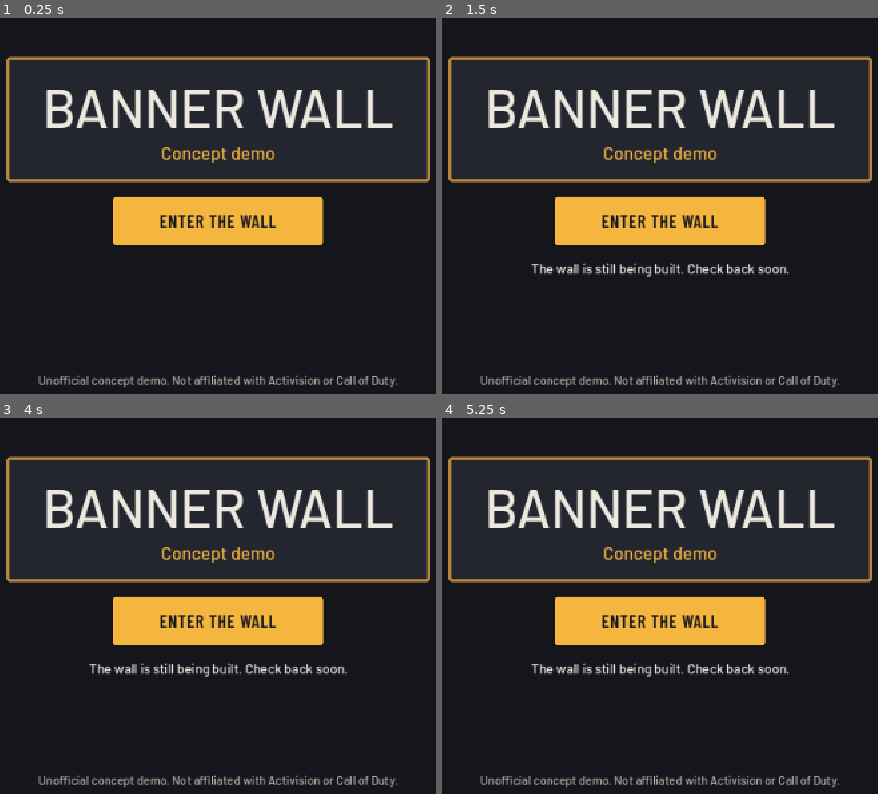
Above: before the commit, frames 1-4 (two rows, left to right).
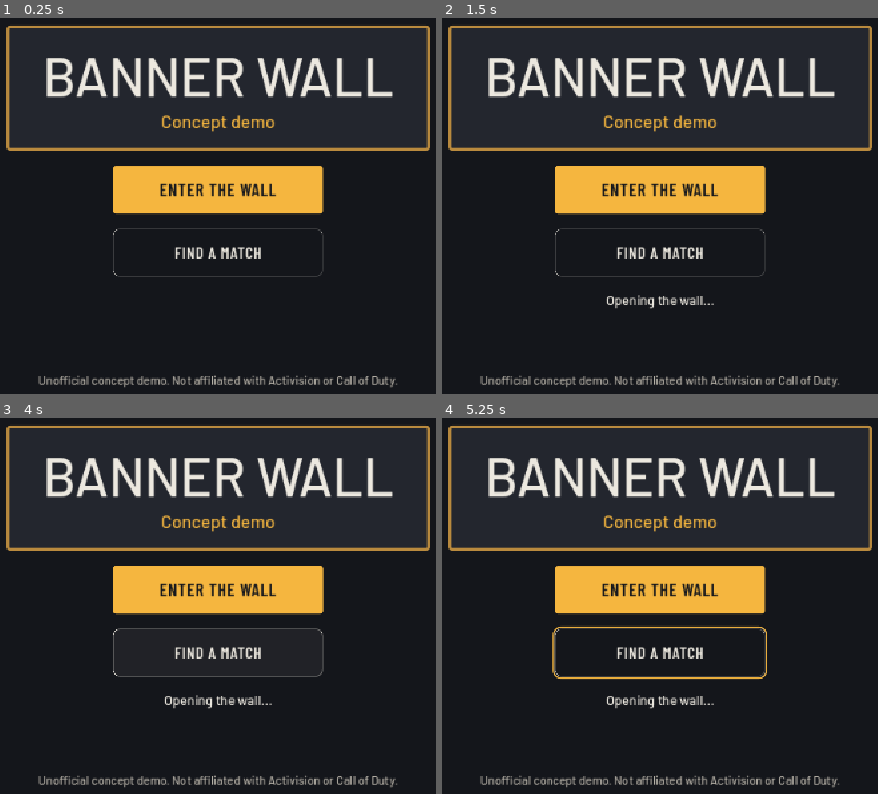
Above: after the commit, the same moments.

Repository: DeVoTeD-Qc/Gamestudio
Game: Godot game, scene res://scenes/Boot.tscn
The game is run twice, just before and just after one commit, with the same random seed, the same clock (stepped at 60 frames per second) and the same inputs.
Inputs (mouse positions are in pixels of both pictures, inside the frame that each line leads up to):
- Up to frame 1 (0.25 s): no input
- Up to frame 2 (1.5 s): click (660, 251) at 0.5 s, where only the run after the commit has a clickable "FIND A MATCH"; click "ENTER THE WALL" at 1.25 s
- Up to frame 3 (4 s): click "ENTER THE WALL" at 2 s; tap Enter (confirm) at 2.75 s; move the mouse to (392, 557) at 2.77 s; hold Up (ui_up) 2.78-3.5 s; hold Enter (confirm) 2.78-3.5 s; click (392, 557) at 2.92 s; drag from (56, 602) to (178, 669) at 3.52 s
- Up to frame 4 (5.25 s): tap Enter (confirm) at 4.25, 5 s; move the mouse to (738, 481) at 4.27 s; hold Up (ui_up) 4.28-5 s; tap F at 4.35 s; drag from (620, 669) to (outside the picture) at 5.02 s

The runs differ from the first frame. In frame 1, 19% of the frame differs, in the area x 1-99%, y 2-69%; in frame 2, 20%; in frame 3, 20%; in frame 4, 21%, in the area x 1-99%, y 2-78%.

Commit message:
WIP: cc11/cc13/tempo in progress
Co-Authored-By: Claude Opus 5.5 <noreply@anthropic.com>
Claude-Session: https://claude.ai/code/session_01JmVwVgoeVTdNBC1RfBf5V4

Diff:
--- a/projects/callingcard/source/project-callingcard/autoload/collection.gd
+++ b/projects/callingcard/source/project-callingcard/autoload/collection.gd
@@ -604,6 +604,8 @@
 
 ## Counts one finished duel (not a Dossier). no_legend: the player's lineup is known and holds
 ## no Clearance 4 card. Wins against a rival are counted in total, not in a row.
+## A draw (decided 2026-11-04 with the Tempo rule) is not a win for any goal and does not break
+## the win streak; only a loss resets it.
 func _record_duel_result(result: StringName, rival_id: StringName, no_legend: bool) -> void:
 	_stats["duels"] += 1
 	match result:
@@ -621,7 +623,6 @@
 			_stats["streak"] = 0
 		_:
 			_stats["draws"] += 1
-			_stats["streak"] = 0
 
 
 ## Current value of a goal's counter (not capped).
--- a/projects/callingcard/source/project-callingcard/autoload/scene_router.gd
+++ b/projects/callingcard/source/project-callingcard/autoload/scene_router.gd
@@ -1,8 +1,11 @@
 # scene_router.gd
 # Adapted from Killstreak autoload/scene_router.gd (generic part only; no match hand-off).
 # Purpose: SceneRouter autoload. All scene changes go through here so a loading screen can
-#   sit in front of them later. Use the SCENE_* constants, not raw paths. Add a constant when
-#   a scene lands (Hub, LobbyDuel, Duel, LineupBuilder, Album, Dossier, Survey: plan section 6).
+#   sit in front of them later. Use the SCENE_* constants, not raw paths (plan section 6).
+#   cc13: routes for the hub and its screens. Once the player has entered the hub this session
+#   (hub_entered), a request for the Title lands on the hub instead: the duel, lineup, album and
+#   Dossier screens send "back" to SCENE_TITLE, and the Title is only the cold-start screen.
+#   last_requested still records what was asked (tests check it); only the real change resolves.
 # Dependencies: none.
 # Author: Mechanics Developer Agent
 extends Node
@@ -12,12 +15,31 @@
 
 const SCENE_BOOT: String = "res://scenes/Boot.tscn"
 const SCENE_TITLE: String = "res://scenes/Title.tscn"
+const SCENE_HUB: String = "res://scenes/Hub.tscn"
+const SCENE_DUEL: String = "res://scenes/Duel.tscn"
+const SCENE_LINEUP: String = "res://scenes/LineupBuilder.tscn"
+const SCENE_ALBUM: String = "res://scenes/Album.tscn"
+const SCENE_DOSSIER: String = "res://scenes/Dossier.tscn"
+const SCENE_LOBBY: String = "res://scenes/LobbyDuel.tscn"
+const SCENE_MATCH_STARTING: String = "res://scenes/LobbyMatchStarting.tscn"
+
+## Short route ids (hub buttons, tests) -> scene paths.
+const ROUTES: Dictionary = {
+	&"title": SCENE_TITLE, &"hub": SCENE_HUB, &"duel": SCENE_DUEL, &"lineup": SCENE_LINEUP,
+	&"album": SCENE_ALBUM, &"dossier": SCENE_DOSSIER, &"lobby": SCENE_LOBBY,
+	&"match_starting": SCENE_MATCH_STARTING,
+}
 
 var current_path: String = ""
 ## Tests: goto_scene only records the path and emits scene_change_started (no scene change).
 var dry_run: bool = false
 ## Last path passed to goto_scene (also in dry_run).
 var last_requested: String = ""
+## True once the hub was shown this session: "back to the Title" then lands on the hub.
+var hub_entered: bool = false
+## Under the headless test runner a request is recorded but the scene is not changed (a stray
+## button press in a test must not swap the runner's root). Tests that need a real change set it.
+var change_in_tests: bool = false
 
 
 ## Switches to the scene at path on the next idle frame. Returns false if it does not exist.
@@ -29,14 +51,39 @@
 	scene_change_started.emit(path)
 	if dry_run:
 		return true
-	_change.call_deferred(path)
+	_change.call_deferred(resolve(path))
 	return true
 
 
+## Route by id (ROUTES). Returns false for an unknown id or a scene that isn't there.
+func goto_route(route: StringName) -> bool:
+	return ROUTES.has(route) and goto_scene(ROUTES[route])
+
+
+## True when the route's scene exists (the hub disables buttons for screens not built yet).
+func has_route(route: StringName) -> bool:
+	return ROUTES.has(route) and ResourceLoader.exists(ROUTES[route])
+
+
+## The scene a request really opens (the Title becomes the hub after the hub was entered).
+func resolve(path: String) -> String:
+	if path == SCENE_TITLE and hub_entered and ResourceLoader.exists(SCENE_HUB):
+		return SCENE_HUB
+	return path
+
+
 func _change(path: String) -> void:
+	if not change_in_tests and _is_test_run():
+		return
 	var err: Error = get_tree().change_scene_to_file(path)
 	if err != OK:
 		push_error("SceneRouter: change to %s failed (%s)" % [path, error_string(err)])
 		return
 	current_path = path
 	scene_change_finished.emit(path)
+
+
+static func _is_test_run() -> bool:
+	var loop: MainLoop = Engine.get_main_loop()
+	var script: Script = loop.get_script() if loop != null else null
+	return script != null and script.resource_path.begins_with("res://tests/")
--- a/projects/callingcard/source/project-callingcard/data/balance.tres
+++ b/projects/callingcard/source/project-callingcard/data/balance.tres
@@ -25,7 +25,8 @@
 ambush_spring_bonus = 1
 signature_value = 2
 triptych_bonus = 1
-tie_winner = 0
+tie_winner = 1
+first_player_bonus = 2
 chain_captures = false
 cipher_code = PackedInt32Array(4, 3, 1, 2)
 loaner_lineup = Array[ExtResource("2_card_data")]([ExtResource("3_graveyard_sh"), ExtResource("4_neon_rain"), ExtResource("5_last_train"), ExtResource("6_snow_blind"), ExtResource("7_mayday")])
--- a/projects/callingcard/source/project-callingcard/scenes/Title.tscn
+++ b/projects/callingcard/source/project-callingcard/scenes/Title.tscn
@@ -107,6 +107,15 @@
 theme_override_styles/focus = SubResource("StyleBoxFlat_button")
 text = "ENTER THE WALL"
 
+[node name="LobbyButton" type="Button" parent="Margin/Column"]
+unique_name_in_owner = true
+custom_minimum_size = Vector2(280, 64)
+layout_mode = 2
+size_flags_horizontal = 4
+theme_type_variation = &"GhostButton"
+theme_override_font_sizes/font_size = 22
+text = "FIND A MATCH"
+
 [node name="StatusLabel" type="Label" parent="Margin/Column"]
 unique_name_in_owner = true
 custom_minimum_size = Vector2(0, 28)
--- a/projects/callingcard/source/project-callingcard/scripts/data/balance_config.gd
+++ b/projects/callingcard/source/project-callingcard/scripts/data/balance_config.gd
@@ -44,6 +44,10 @@
 @export_range(1, 3) var signature_value: int = 2
 @export_range(0, 2) var triptych_bonus: int = 1
 @export var tie_winner: DataEnums.TieWinner = DataEnums.TieWinner.FIRST_PLAYER
+## "Tempo": points the first player starts with, offsetting the second player's last placement
+## (cc06 balance log, Proposal A, decided 2026-11-04: 2 with tie_winner DRAW). Part of the score
+## everywhere (WallRules.score). 0 = off (the default, so fixtures and old data are unchanged).
+@export_range(0, 3) var first_player_bonus: int = 0
 ## Captured cards re-check their neighbors (off in the base rules).
 @export var chain_captures: bool = false
 
@@ -154,6 +158,7 @@
 	v.check_range("signature_value", signature_value, 1, 3)
 	v.check_range("triptych_bonus", triptych_bonus, 0, 2)
 	v.check_enum("tie_winner", tie_winner, DataEnums.TieWinner)
+	v.check_range("first_player_bonus", first_player_bonus, 0, 3)
 	# Cipher Lock: 4 distinct glyph numbers 1-4.
 	if cipher_code.size() != 4:
 		v.out_of_range("cipher_code", "needs 4 glyphs, got %d" % cipher_code.size())
--- a/projects/callingcard/source/project-callingcard/scripts/duel/duel_setup.gd
+++ b/projects/callingcard/source/project-callingcard/scripts/duel/duel_setup.gd
@@ -4,8 +4,11 @@
 #   - cards:   CardDB.get_card(id), else a CardData built from mock_duel_data.gd.
 #   - player:  DuelController.next_player_lineup (cc10/cc13 set it), else balance.loaner_lineup,
 #              else the mock lineup. (cc09's saved lineup plugs in through next_player_lineup.)
+#   - Signature: cc13: when the requested lineup is the one saved in Collection (same cards, any
+#              order), the Signature saved with it (cc10 builder); else the loaner's, else the
+#              highest-Clearance eligible card.
 #   - rivals:  CardDB.all_rivals() with a 5-card lineup and a Signature, else one mock rival.
-# Dependencies: CardDB autoload, CardData, RivalData, BalanceConfig, DataEnums, mock_duel_data.gd.
+# Dependencies: CardDB and Collection autoloads, CardData, RivalData, BalanceConfig, DataEnums, mock_duel_data.gd.
 # Author: UI/UX Agent (cc08)
 extends RefCounted
 
@@ -70,7 +73,7 @@
 		if card != null:
 			lineup.append(card)
 	var b: BalanceConfig = balance()
-	var sig: CardData = null
+	var sig: CardData = saved_signature_for(lineup) if lineup.size() == b.lineup_size else null
 	if lineup.size() != b.lineup_size and b.loaner_lineup.size() == b.lineup_size:
 		lineup.assign(b.loaner_lineup)
 		sig = b.loaner_signature
@@ -82,6 +85,29 @@
 	if sig == null or not lineup.has(sig) or not sig.signature_eligible:
 		sig = default_signature(lineup)
 	return {"lineup": lineup, "signature": sig}
+
+
+## cc13: the Signature saved with this lineup in Collection (cc10 builder), or null when the lineup
+## is not the saved one (compared as a set of ids) or nothing is saved.
+static func saved_signature_for(lineup: Array[CardData]) -> CardData:
+	var loop: SceneTree = Engine.get_main_loop() as SceneTree
+	var col: Node = loop.root.get_node_or_null("Collection") if loop != null else null
+	if col == null or not col.has_method(&"get_saved_lineup_ids"):
+		return null
+	var saved: Dictionary = col.get_saved_lineup_ids()
+	if saved.is_empty():
+		return null
+	var want: Array = (saved.get("cards", []) as Array).map(func(id: Variant) -> String: return str(id))
+	var have: Array = lineup.map(func(c: CardData) -> String: return String(c.id))
+	want.sort()
+	have.sort()
+	if want != have:
+		return null
+	var sig_id: StringName = StringName(str(saved.get("signature", "")))
+	for c: CardData in lineup:
+		if c.id == sig_id:
+			return c
+	return null
 
 
 ## Highest-Clearance card that may be a Signature.
--- a/projects/callingcard/source/project-callingcard/scripts/rules/wall_rules.gd
+++ b/projects/callingcard/source/project-callingcard/scripts/rules/wall_rules.gd
@@ -138,10 +138,13 @@
 # --- Scoring --------------------------------------------------------------------
 
 ## Points for `player` (spec §4.5): 1 per controlled card, signature_value per controlled Signature,
-## plus triptych_bonus per Triptych scored. full = the true board (face-down cards counted with
-## their identity). full = false is the public score: face-down cards count 1, no Triptychs.
+## plus triptych_bonus per Triptych scored, plus balance.first_player_bonus ("Tempo", decided
+## 2026-11-04) when `player` is the first player. full = the true board (face-down cards counted
+## with their identity). full = false is the public score: face-down cards count 1, no Triptychs.
+## The Tempo bonus is public and part of the real score, so it counts in both, from the first
+## placement on: final_result, the score bar and Clutch's behind-check (is_behind) all include it.
 static func score(state: WallState, player: int, full: bool = true) -> int:
-	var total: int = 0
+	var total: int = state.balance.first_player_bonus if player == state.first_player else 0
 	for slot: StringName in state.cells:
 		var pc: PlacedCard = state.cells[slot]
 		if pc.controller != player:
@@ -160,7 +163,8 @@
 	return [score(state, WallState.P1), score(state, WallState.P2)]
 
 
-## Clutch's behind-check (spec §10, RQ-09): strictly lower score, before the placement.
+## Clutch's behind-check (spec §10, RQ-09): strictly lower score, before the placement. Includes
+## the Tempo bonus (see score), so the second player is behind at 0-2.
 static func is_behind(state: WallState, player: int) -> bool:
 	var full: bool = state.options.clutch_uses_full_score
 	return score(state, player, full) < score(state, WallState.other(player), full)
@@ -190,7 +194,8 @@
 
 
 ## End-of-game result: {score: [P1, P2], winner: P1 / P2 / NO_PLAYER (draw), tie: bool,
-## triptychs: [[ids of P1], [ids of P2]]}. Ties go to the first player unless tie_winner is DRAW.
+## triptychs: [[ids of P1], [ids of P2]]}. Scores include the Tempo bonus. Ties go to the first
+## player unless tie_winner is DRAW (the shipped setting since 2026-11-04: winner NO_PLAYER).
 static func final_result(state: WallState) -> Dictionary:
 	var s: Array[int] = scores(state)
 	var winner: int = WallState.NO_PLAYER
--- a/projects/callingcard/source/project-callingcard/scripts/ui/title.gd
+++ b/projects/callingcard/source/project-callingcard/scripts/ui/title.gd
@@ -1,9 +1,9 @@
 # title.gd
 # Purpose: Placeholder Title screen (cc01): game name, "concept demo" line and the
-#   unofficial-pitch disclaimer (plan header, IP rule). cc13 replaces the placeholder
-#   button with the hub entry points (Lobby Duel / Banner Wall).
+#   unofficial-pitch disclaimer (plan header, IP rule). cc13: the two entry points, ENTER THE WALL
+#   (the Banner Wall hub) and FIND A MATCH (the Lobby Duel's simulated matchmaking wait).
 #   Prints "Title: ready", the marker the web load-time check waits for (cc17).
-# Dependencies: EventBus, Settings.
+# Dependencies: EventBus, Settings, SceneRouter.
 # Author: Mechanics Developer Agent
 extends Control
 
@@ -16,6 +16,7 @@
 @onready var _disclaimer: Label = %DisclaimerLabel
 @onready var _status: Label = %StatusLabel
 @onready var _start: Button = %StartButton
+@onready var _lobby: Button = %LobbyButton
 
 
 func _ready() -> void:
@@ -24,10 +25,16 @@
 	_disclaimer.text = DISCLAIMER
 	_status.text = ""
 	_start.pressed.connect(_on_start_pressed)
+	_lobby.pressed.connect(_on_lobby_pressed)
 	EventBus.screen_shown.emit(&"title")
 	print("Title: ready")
 
 
 func _on_start_pressed() -> void:
-	# Placeholder until the hub (cc13) exists.
-	_status.text = "The wall is still being built. Check back soon."
+	_status.text = "Opening the wall..."
+	SceneRouter.goto_scene(SceneRouter.SCENE_HUB)
+
+
+func _on_lobby_pressed() -> void:
+	_status.text = "Looking for a match..."
+	SceneRouter.goto_scene(SceneRouter.SCENE_LOBBY)
--- a/projects/callingcard/source/project-callingcard/tests/test_collection.gd
+++ b/projects/callingcard/source/project-callingcard/tests/test_collection.gd
@@ -69,13 +69,15 @@
 	var streak: int = _goal(&"unlock_win_streak_3").target_count
 	var wins: int = _goal(&"unlock_wins_5").target_count
 	var caps: int = _goal(&"unlock_captures_20").target_count
-	# Streak: a loss or draw resets it.
+	# Streak: a loss resets it; a draw neither breaks nor extends it (decided 2026-11-04).
+	for i: int in streak - 1:
+		fx.play(&"win")
+	fx.play(&"loss")
+	assert_eq(c.goal_progress(&"unlock_win_streak_3")["current"], 0, "loss resets the streak")
 	for i: int in streak - 1:
 		fx.play(&"win")
 	fx.play(&"draw")
-	assert_eq(c.goal_progress(&"unlock_win_streak_3")["current"], 0, "draw resets the streak")
-	for i: int in streak - 1:
-		fx.play(&"win")
+	assert_eq(c.goal_progress(&"unlock_win_streak_3")["current"], streak - 1, "draw keeps the streak")
 	assert_false(c.owns(&"polar_night"), "streak not reached yet")
 	fx.play(&"win")
 	assert_true(c.owns(&"polar_night"), "win streak -> Polar Night")
@@ -292,3 +294,28 @@
 	fx.end_duel(&"loss")
 	assert_eq(c.stats()["captures"], 0, "Reclaim doesn't count toward captures")
 	fx.finish()
+
+
+## Tempo rule (2026-11-04): duels can end in a draw. A draw is never a win for any goal, and it
+## doesn't break (or extend) the win streak.
+func test_draws_are_not_wins_and_keep_the_streak() -> void:
+	var fx: RefCounted = Fx.new(tree)
+	var c: Node = fx.make("draws")
+	for i: int in 6:
+		fx.play(&"draw", &"warden")
+	var st: Dictionary = c.stats()
+	assert_eq([st["duels"], st["draws"], st["wins"], st["losses"]], [6, 6, 0, 0], "6 draws counted as draws only")
+	assert_eq(int(st["rival_wins"].get("warden", 0)), 0, "a draw doesn't beat the Warden")
+	assert_eq(int(st["rival_wins_no_legend"].get("warden", 0)), 0, "nor Legend-free")
+	assert_eq(c.goal_progress(&"unlock_wins_5")["current"], 0, "wins total unchanged")
+	assert_eq(c.goal_progress(&"unlock_win_streak_3")["current"], 0, "draws don't build a streak")
+	assert_false(c.owns(&"city_never_sleeps"), "no Beat-the-Warden unlock")
+	assert_false(c.owns(&"honor_roll"), "no wins-total unlock")
+	# Win, draw, win, draw, win: the streak survives the draws.
+	for r: StringName in [&"win", &"draw", &"win", &"draw"]:
+		fx.play(r)
+	assert_eq(c.stats()["streak"], 2, "streak 2 after W D W D")
+	fx.play(&"loss")
+	assert_eq(c.stats()["streak"], 0, "a loss still resets it")
+	assert_eq(c.stats()["best_streak"], 2, "best streak counts wins only")
+	fx.finish()
--- a/projects/callingcard/source/project-callingcard/tests/test_data.gd
+++ b/projects/callingcard/source/project-callingcard/tests/test_data.gd
@@ -67,7 +67,9 @@
 	assert_eq([b.budget_for(1), b.budget_for(2), b.budget_for(3), b.budget_for(4), b.budget_for(5)], [13, 15, 17, 19, -1], "budgets")
 	assert_eq([b.set_link_bonus, b.clutch_bonus, b.ambush_spring_bonus], [1, 2, 1], "bonuses")
 	assert_eq([b.signature_value, b.triptych_bonus], [2, 1], "Signature x2, Triptych +1")
-	assert_eq(b.tie_winner, DataEnums.TieWinner.FIRST_PLAYER, "ties to first player")
+	# Tempo (cc06 Proposal A, decided 2026-11-04): first player +2, ties are draws.
+	assert_eq(b.tie_winner, DataEnums.TieWinner.DRAW, "ties are draws")
+	assert_eq(b.first_player_bonus, 2, "Tempo +2 for the first player")
 	assert_false(b.chain_captures, "no chain captures")
 	assert_eq([b.lobby_wait_min_s, b.lobby_wait_max_s], [60, 150], "lobby wait")
 
--- a/projects/callingcard/source/project-callingcard/tests/test_rules.gd
+++ b/projects/callingcard/source/project-callingcard/tests/test_rules.gd
@@ -199,3 +199,65 @@
 	for id: String in ids:
 		out.append(_cards[StringName(id)])
 	return out
+
+
+func _tempo_balance(bonus: int, tie: DataEnums.TieWinner) -> BalanceConfig:
+	var b: BalanceConfig = BalanceConfig.new()
+	b.first_player_bonus = bonus
+	b.tie_winner = tie
+	return b
+
+
+## Tempo (cc06 Proposal A, decided 2026-11-04): the first player's score includes
+## first_player_bonus, public and full, from the first placement on.
+func test_tempo_bonus_in_score() -> void:
+	assert_eq(BalanceConfig.new().first_player_bonus, 0, "class default off")
+	var setup: Dictionary = {"first_player": "P2", "to_move": "P1", "board": [
+		{"slot": "a1", "card": "gold_leaf", "lineup": "P1", "controller": "P1", "face_down": false, "signature": false},
+		{"slot": "c3", "card": "snow_blind", "lineup": "P2", "controller": "P2", "face_down": true, "signature": true}]}
+	var s: WallState = WallState.from_setup(setup, _cards, _tempo_balance(2, DataEnums.TieWinner.DRAW), RulesOptions.new(), _triptychs)
+	assert_eq(WallRules.score(s, WallState.P2), 2 + 2, "first player (P2): Signature 2 + Tempo 2")
+	assert_eq(WallRules.score(s, WallState.P2, false), 1 + 2, "public: face-down 1 + Tempo 2")
+	assert_eq(WallRules.score(s, WallState.P1), 1, "second player: no bonus")
+	assert_eq(WallRules.scores(s), [1, 4] as Array[int], "scores()")
+	var empty: WallState = WallState.from_setup({"first_player": "P1", "to_move": "P1", "board": []}, _cards,
+			_tempo_balance(2, DataEnums.TieWinner.DRAW))
+	assert_eq(WallRules.scores(empty), [2, 0] as Array[int], "2-0 before anyone places")
+
+
+func test_tempo_ties_are_draws() -> void:
+	# 6-6 on the board, first player P1 with Tempo 2 -> 8-6, P1 wins; 4-8 board -> 6-8 P2 wins;
+	# 4-6 board (P1 first) -> 6-6, a draw under DRAW, P1 under FIRST_PLAYER.
+	var board: Array = []
+	var ids: Array[String] = ["gold_leaf", "chrome_tiger", "mayday", "glacier", "frostbite", "flare_up", "neon_rain",
+			"graveyard_shift", "service_ribbon", "open_channel"]
+	var slots: Array[String] = ["a1", "a2", "a3", "b1", "b2", "b3", "b4", "c1", "c2", "c3"]
+	for i: int in 10:
+		var owner: String = "P1" if i < 4 else "P2"
+		board.append({"slot": slots[i], "card": ids[i], "lineup": owner, "controller": owner, "face_down": false,
+				"signature": false})
+	var setup: Dictionary = {"first_player": "P1", "to_move": "P2", "board": board}
+	var draw_rule: WallState = WallState.from_setup(setup, _cards, _tempo_balance(2, DataEnums.TieWinner.DRAW))
+	var res: Dictionary = WallRules.final_result(draw_rule)
+	assert_eq(res["score"], [6, 6], "4 cards + Tempo 2 vs 6 cards")
+	assert_true(res["tie"], "level")
+	assert_eq(res["winner"], WallState.NO_PLAYER, "DRAW: nobody wins")
+	var first_rule: WallState = WallState.from_setup(setup, _cards, _tempo_balance(2, DataEnums.TieWinner.FIRST_PLAYER))
+	assert_eq(WallRules.final_result(first_rule)["winner"], WallState.P1, "FIRST_PLAYER: the first player takes it")
+	var no_bonus: WallState = WallState.from_setup(setup, _cards, _tempo_balance(0, DataEnums.TieWinner.DRAW))
+	assert_eq(WallRules.final_result(no_bonus)["winner"], WallState.P2, "no Tempo: 4-6, P2 wins")
+	setup["first_player"] = "P2"
+	var p2_first: WallState = WallState.from_setup(setup, _cards, _tempo_balance(2, DataEnums.TieWinner.DRAW))
+	assert_eq(WallRules.final_result(p2_first)["score"], [4, 8], "the bonus follows the first player")
+
+
+## Clutch's behind-check counts the Tempo bonus (part of the real score): the second player is
+## behind at 0-2 and gets Clutch on an empty wall.
+func test_tempo_counts_for_clutch() -> void:
+	var setup: Dictionary = {"first_player": "P1", "to_move": "P2", "board": []}
+	for bonus: int in [0, 2]:
+		var s: WallState = WallState.from_setup(setup, _cards, _tempo_balance(bonus, DataEnums.TieWinner.DRAW),
+				RulesOptions.new(), _triptychs)
+		assert_eq(WallRules.is_behind(s, WallState.P2), bonus > 0, "Tempo %d: P2 behind" % bonus)
+		var r: PlacementResult = WallRules.place(s, WallState.P2, _cards[&"open_channel"], &"c3")
+		assert_eq(r.clutch, bonus > 0, "Tempo %d: Clutch fires" % bonus)
